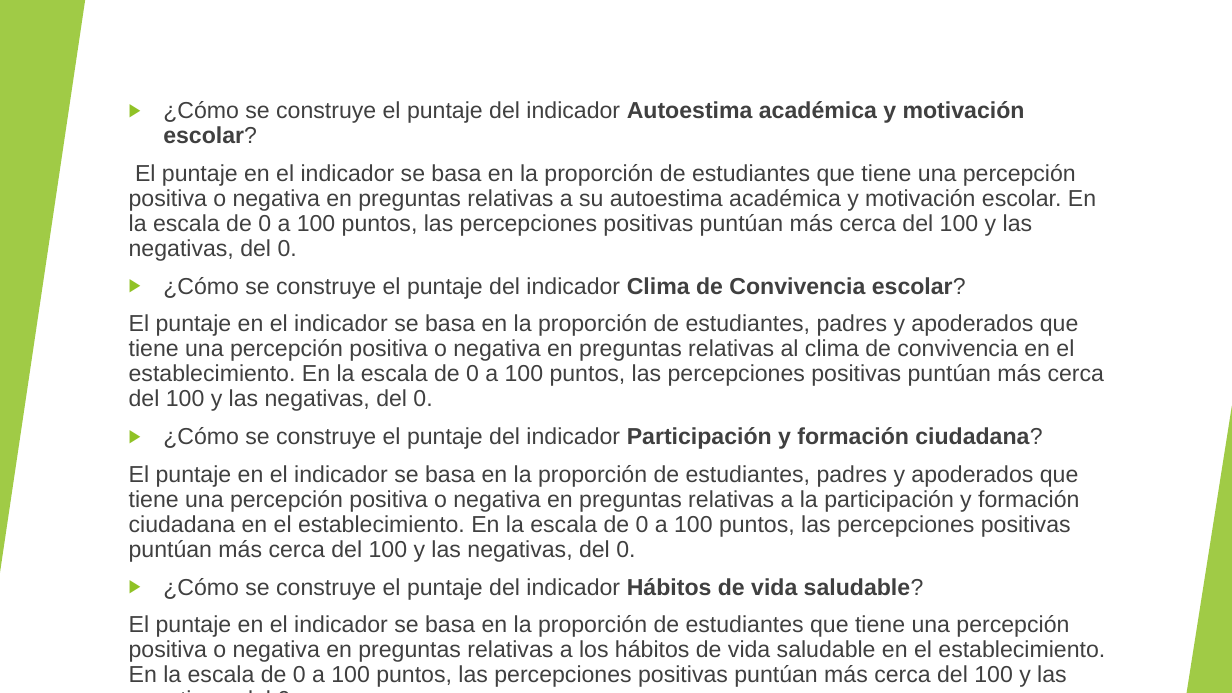
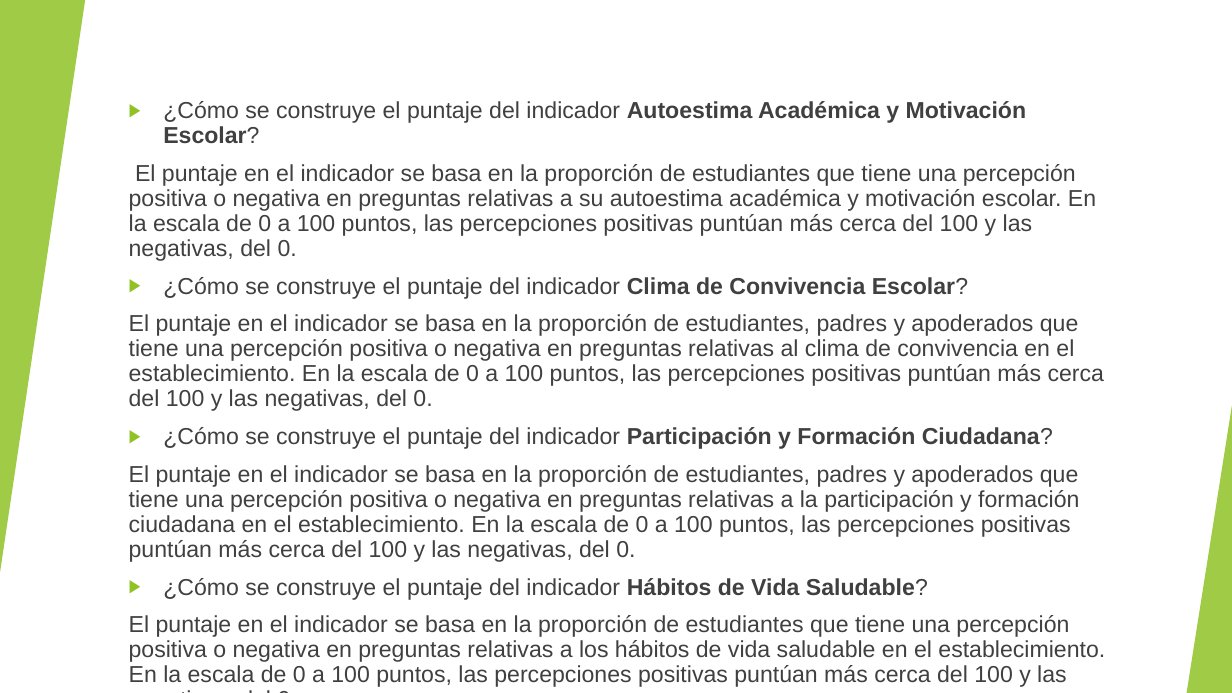
Before and after one commit to Sud-Austral/DATA-EDUCACION, a slide deck: slide 12 of Conceptos Data educacion.pptx. Drawn at 1232x693 pixels with LibreOffice and Linux fonts; fonts in the diff are those of the drawing. Boxes give left, top, right and bottom in pixels: in the first picture for what was removed or moved away, otherwise in the second. Text is boxed around its words. In the diff, an @@ line names an element or a change of style, - is before the commit and + after.

```diff
--- a/Conceptos Data educacion.pptx
+++ b/Conceptos Data educacion.pptx
@@ text at (163,101,1027,143): text changed @@
-▶ ¿Cómo se construye el puntaje del indicador Autoestima académica y motivación escolar?
+▶ ¿Cómo se construye el puntaje del indicador Autoestima Académica y Motivación Escolar?
@@ text at (163,277,969,299): text changed @@
-▶ ¿Cómo se construye el puntaje del indicador Clima de Convivencia escolar?
+▶ ¿Cómo se construye el puntaje del indicador Clima de Convivencia Escolar?
@@ text at (163,427,1053,449): text changed @@
-▶ ¿Cómo se construye el puntaje del indicador Participación y formación ciudadana?
+▶ ¿Cómo se construye el puntaje del indicador Participación y Formación Ciudadana?
@@ text at (163,578,928,600): text changed @@
-▶ ¿Cómo se construye el puntaje del indicador Hábitos de vida saludable?
+▶ ¿Cómo se construye el puntaje del indicador Hábitos de Vida Saludable?
```
Also in this commit, not shown: 1 other file.
